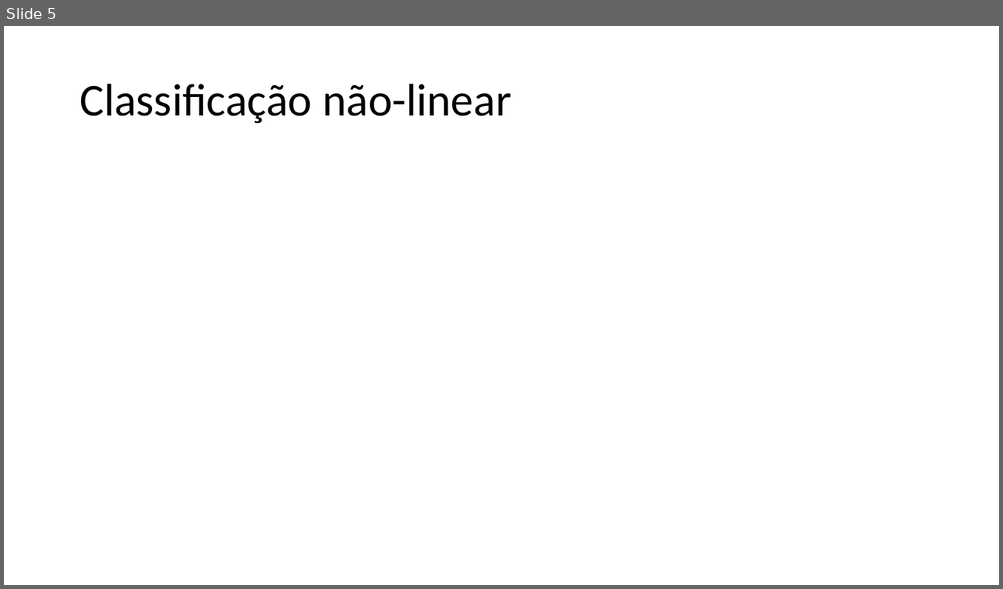
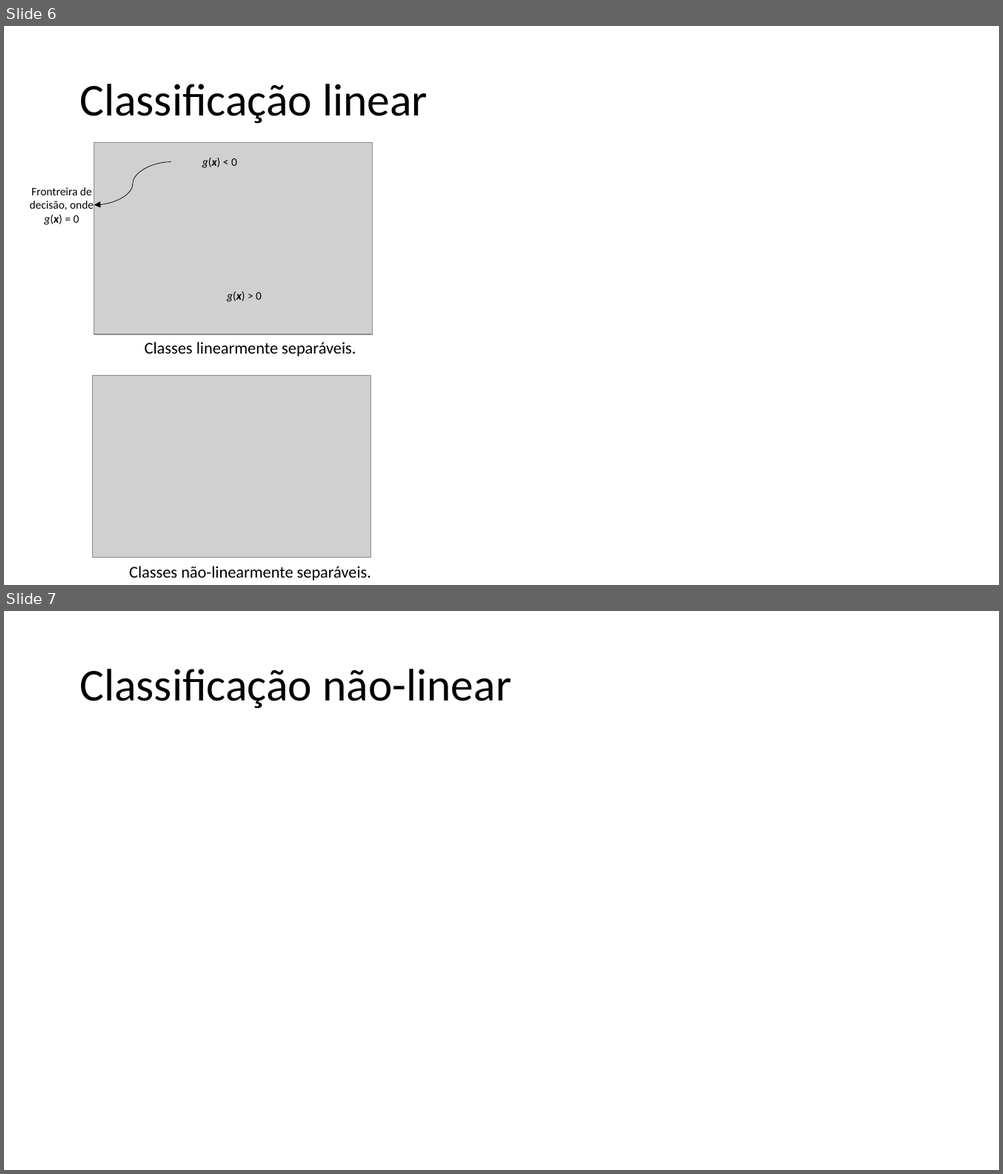
Before and after one commit to zz4fap/t320_aprendizado_de_maquina, a slide deck: slides/T320_Classificação (Parte II).pptx. Shown one above the other, each under a label of ours: slide 5 before the commit, slides 6 and 7 after it. The pictures are 1003x589 and 1003x1174 pixels, drawn with LibreOffice and Linux fonts; fonts in the diff are those of the drawing; grey boxes stand for pictures. Boxes give left, top, right and bottom in pixels: in the first picture for what was removed or moved away, otherwise in the second. Text is boxed around its words. In the diff, an @@ line names an element or a change of style, - is before the commit and + after.

```diff
--- a/slides/T320_Classificação (Parte II).pptx
+++ b/slides/T320_Classificação (Parte II).pptx
@@ slide 6 added at [4,26,999,585], background #FFFFFF @@
@@ title added at [79,84,427,124], 44 pt, text #000000 @@
+Classificação linear
@@ picture added at [94,142,373,334] @@
@@ text added at [202,158,237,168], 11 pt, text #000000 @@
+g(x) < 0
@@ curved arrow added from (171, 162) to (94, 205), #000000 0.5 pt @@
@@ text added at [30,187,94,225], 11 pt, text #000000 @@
+Frontreira de decisão, onde g(x) = 0
@@ text added at [227,292,262,302], 11 pt, text #000000 @@
+g(x) > 0
@@ text added at [145,342,356,357], 16 pt, text #000000 @@
+Classes linearmente separáveis.
@@ picture added at [92,376,370,558] @@
@@ text added at [129,566,371,581], 16 pt, text #000000 @@
+Classes não-linearmente separáveis.
@@ what was slide 5 is now slide 7 @@
```
Also in this commit, not shown: 4 slides changed, 1 other slide added, 3 other files.
